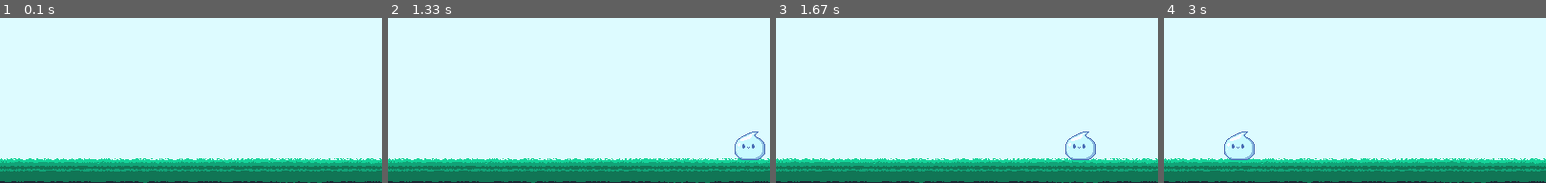
Above: before the commit, frames 1-4 (left to right).
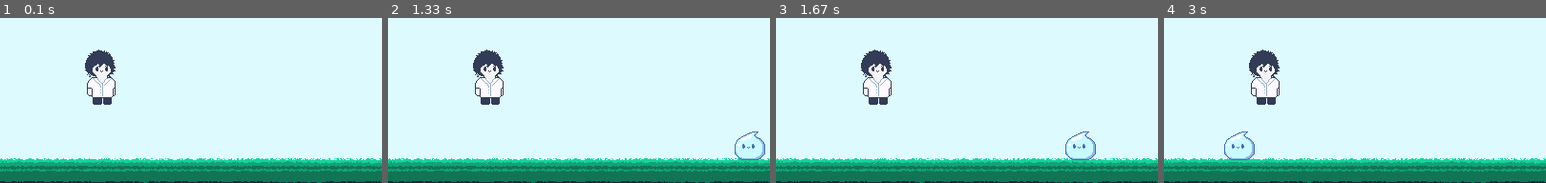
Above: after the commit, the same moments.

Repository: CC0369/Pygame-Practice
Game: pygame game, started from python.py
Two runs of this game, one before a commit and one after it. Both use one fixed random seed, a clock stepped at 60 frames per second and the inputs below.
Inputs:
- Up to frame 1 (0.1 s): no input
- Up to frame 2 (1.33 s): no input
- Up to frame 3 (1.67 s): no input
- Up to frame 4 (3 s): no input
The pictures show only the part of the screen within x 0-50%, y 35-84%; the shares and areas given below are measured in that part.

The runs differ from the first frame. In frame 1, 1.8% of the frame differs, in the area x 22-31%, y 19-53%; in frame 2, 1.8%; in frame 3, 1.8%; in frame 4, 1.8%.

Commit message:
placed player

Diff:
--- a/python.py
+++ b/python.py
@@ -8,12 +8,14 @@
 clock = pygame.time.Clock()
 test_font = pygame.font.Font('src/assets/font/font.ttf', 30)
 
-sky_surface = pygame.image.load('src/assets/img/background.png')
-ground_surface = pygame.image.load('src/assets/img/ground.png')
+sky_surface = pygame.image.load('src/assets/img/background.png').convert()
+ground_surface = pygame.image.load('src/assets/img/ground.png').convert_alpha()
 text_surface = test_font.render('My game', False, 'Black')
 
-slime_surface = pygame.image.load('src/assets/img/slime.png')
+slime_surface = pygame.image.load('src/assets/img/slime.png').convert_alpha()
 slime_x_pos = 600
+
+player_surf = pygame.image.load('src/assets/img/character2.png').convert_alpha()
 
 while True:
     for event in pygame.event.get():
@@ -30,5 +32,7 @@
     if slime_x_pos < -100:
         slime_x_pos = 800
 
+    screen.blit(player_surf, (89, 200))
+
     pygame.display.update()
     clock.tick(60)
Binary file added: src/assets/img/character2.png
